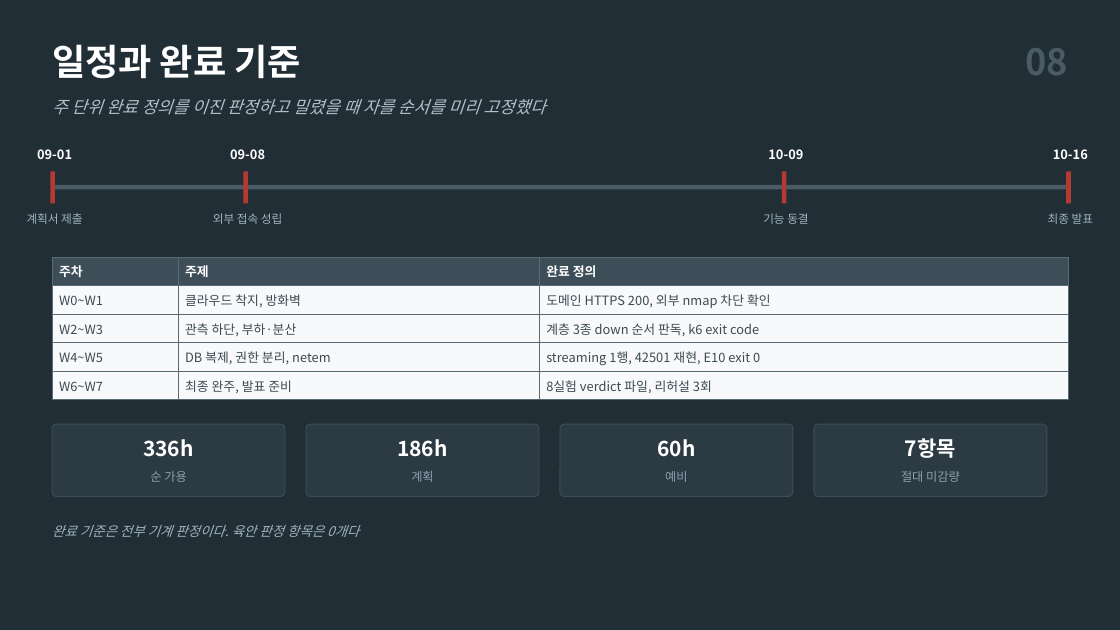
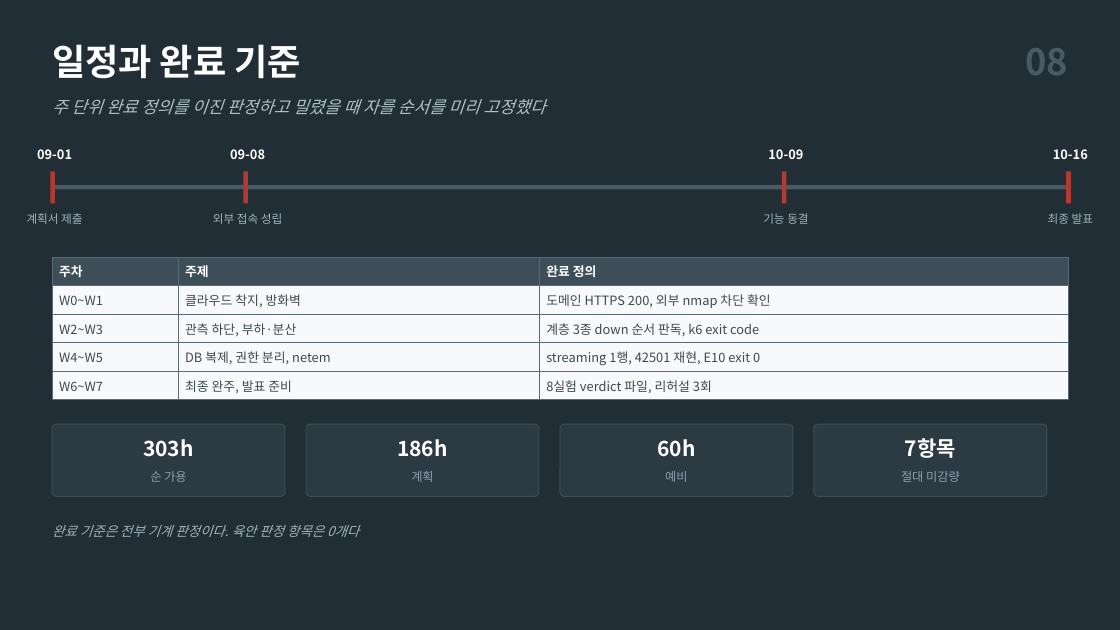
Before and after one commit to SanghyeokLee-KR/failstop, a slide deck: slide 8 of 제출_20260901/기획안_요약.pptx. Drawn at 1120x630 pixels with LibreOffice and Linux fonts; fonts in the diff are those of the drawing. Boxes give left, top, right and bottom in pixels: in the first picture for what was removed or moved away, otherwise in the second. Text is boxed around its words. In the diff, an @@ line names an element or a change of style, - is before the commit and + after.

```diff
--- a/제출_20260901/기획안_요약.pptx
+++ b/제출_20260901/기획안_요약.pptx
@@ text at (143, 439, 194, 457): text changed @@
-336h
+303h
```
Also in this commit, not shown: 2 other slides changed, 1 slide added, 1 slide removed, 42 other files.
